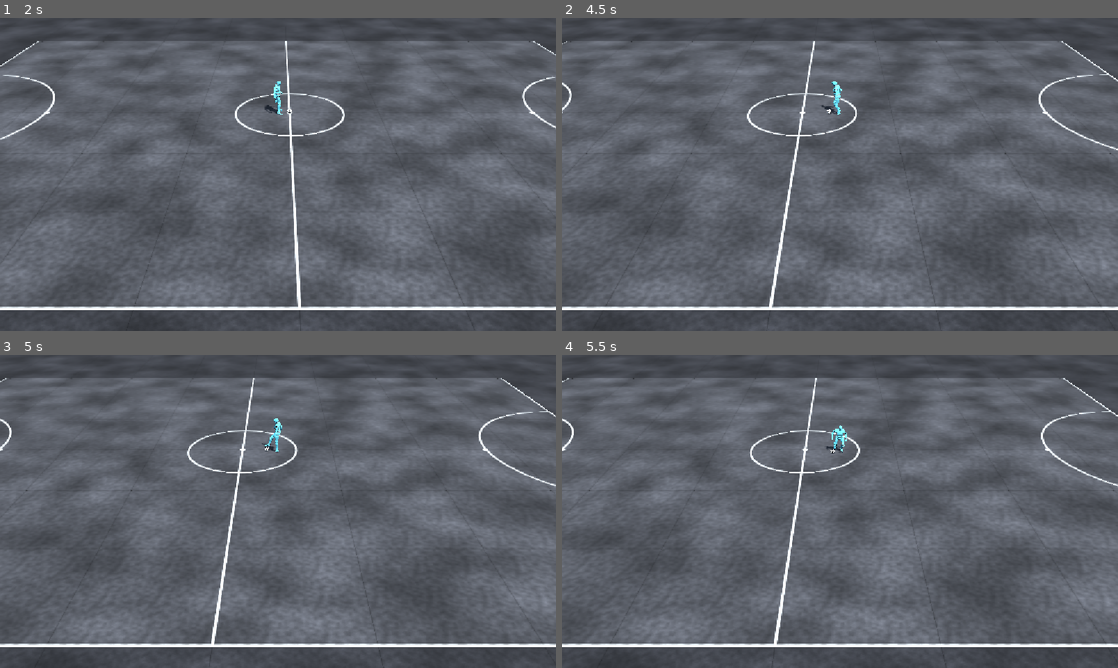
Above: before the commit, frames 1-4 (two rows, left to right).
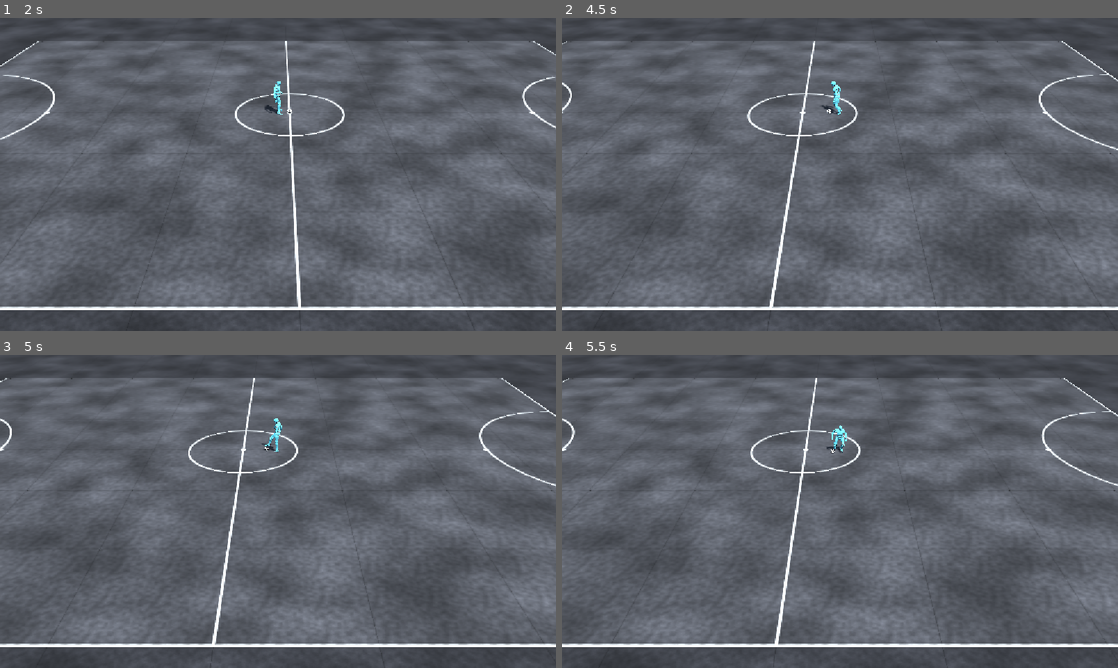
Above: after the commit, the same moments.

Repository: mertgurgenyatagi/project-deca
Game: Godot game, scene res://scenes/main.tscn
Two runs of this game, one before a commit and one after it. Both use one fixed random seed, a clock stepped at 60 frames per second and the inputs below.
Inputs (mouse positions are in pixels of both pictures, inside the frame that each line leads up to):
- Up to frame 1 (2 s): tap Enter at 0.5 s; move the mouse to (400, 158) at 0.52 s; hold Right (move_right) 0.53-1.25 s; hold Shift (sprint) 0.53-1.25 s; click (400, 158) at 0.67 s; tap Space at 0.77 s; drag from (166, 190) to (250, 237) at 1.27 s
- Up to frame 2 (4.5 s): move the mouse to (895, 105) at 2.02 s; hold Right (move_right) 2.03-2.75 s; hold Shift (sprint) 2.03-2.75 s; drag from (812, 237) to (673, 127) at 2.77 s; move the mouse to (1006, 221) at 3.52 s; hold Left (move_left) 3.53-4.25 s; hold Shift (sprint) 3.53-4.25 s; tap Space at 3.77 s; drag from (673, 127) to (756, 96) at 4.27 s
- Up to frame 3 (5 s): no input
- Up to frame 4 (5.5 s): move the mouse to (867, 511) at 5.02 s; hold Down (move_down) from 5.03 s (still down); hold Shift (sprint) from 5.03 s (still down); click (867, 511) at 5.17 s

Frame 1 is identical in both runs. In frame 2, 0.5% of the frame differs, in the area x 0-100%, y 7-93%; in frame 3, 0.8%, in the area x 0-100%, y 7-100%; in frame 4, 0.8%.

Commit message:
Bring the jog ball closer (0.68 m) and soften the first touch when moving off
Co-Authored-By: Claude Opus 5.5 <noreply@anthropic.com>

Diff:
--- a/tavernaball/scripts/dribble.gd
+++ b/tavernaball/scripts/dribble.gd
@@ -44,13 +44,13 @@
 ## Ball sits this far to the outside of the touching foot (m).
 @export var touch_side_offset := 0.04
 ## Ball's speed arriving at the next touch, as a share of the player's.
-@export var arrival_speed_ratio := 0.55
+@export var arrival_speed_ratio := 0.7
 ## The same at a full sprint (lower = longer knocks).
 @export var sprint_arrival_ratio := 0.4
 ## A touch sends the ball at most this many times the player's speed...
 @export var touch_speed_ratio := 2.0
 ## ...plus this (m/s), so touches from a standstill can still move it.
-@export var touch_speed_margin := 1.5
+@export var touch_speed_margin := 1.0
 
 @export_group("Grip")
 ## At the start of a movement the player keeps the ball at their feet: grip
Not shown, changed: docs/touch-dribbling.md
